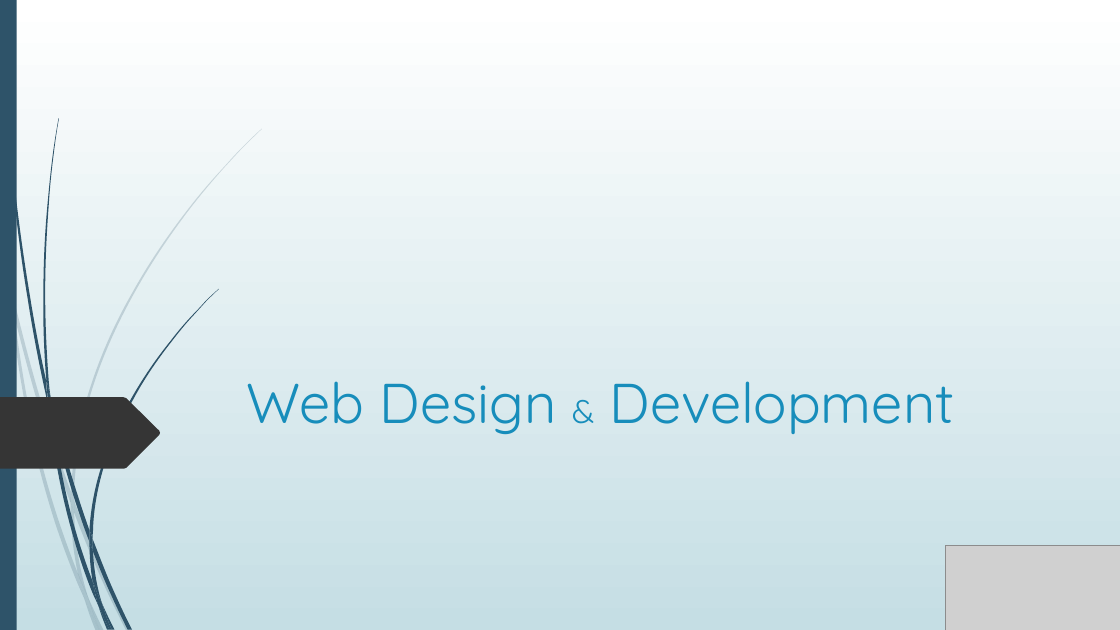
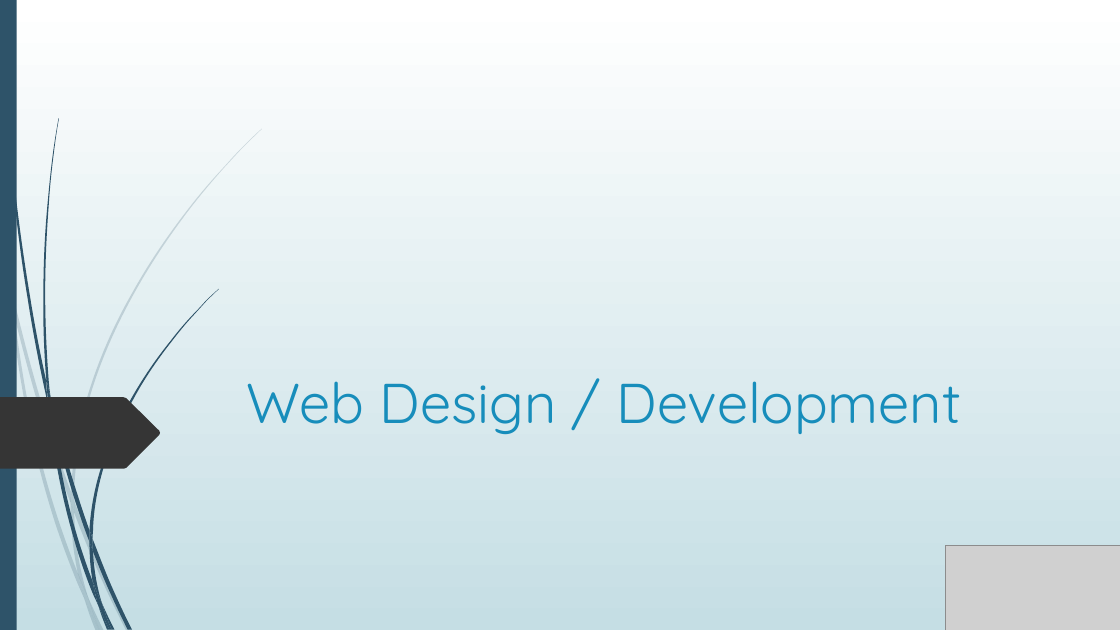
Before and after one commit to brunoitconsultant/academy-HTML5, a slide deck: slide 1 of (private) Tutor/Web Design - the Course.pptx. Drawn at 1120x630 pixels with LibreOffice and Linux fonts; fonts in the diff are those of the drawing; grey boxes stand for pictures. Boxes give left, top, right and bottom in pixels: in the first picture for what was removed or moved away, otherwise in the second. Text is boxed around its words. In the diff, an @@ line names an element or a change of style, - is before the commit and + after.

```diff
--- a/(private) Tutor/Web Design - the Course.pptx
+++ b/(private) Tutor/Web Design - the Course.pptx
@@ title at (246, 381, 961, 434): text changed @@
-Web Design & Development
+Web Design / Development
```
Also in this commit, not shown: 7 other slides changed, 4 other files.
